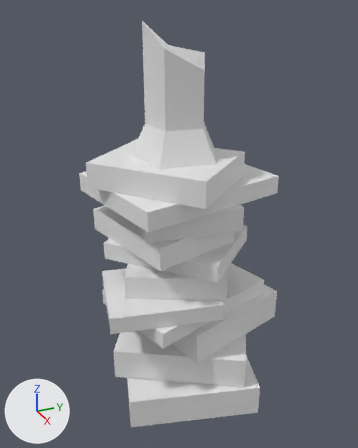
A saved change to the FBX model Assets/Art Assets/Environments/Level 1 Entryway/Prefabs/bookstack_cand_med.fbx.
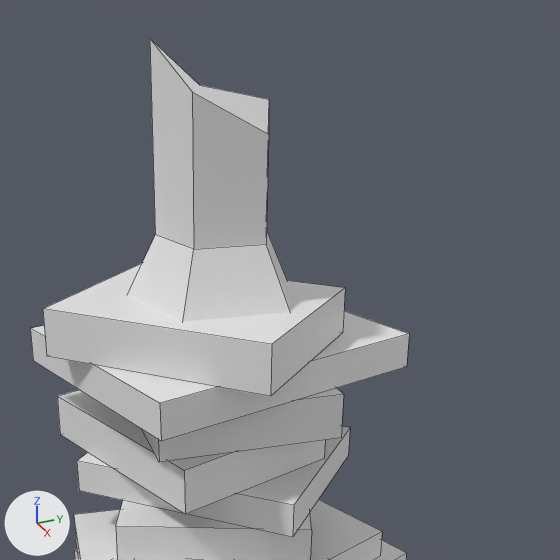
Each version appears first whole from a 50 mm camera at (0.275, -0.124, 0.264) aimed at (-0.001, 0.001, 0.125), and next in a close-up on the part from 18% to 100% of the width and 0% to 66% of the height. The axes (+X, +Y, +Z) are drawn at lower left. The lights are the same throughout. The close-ups show mesh edges as thin lines.

Before the edit, the objects in view are built like this:
```python
me_cube_027 = bpy.data.meshes.new('Cube.027')
me_cube_027.from_pydata(...)  # 103 vertices, 78 faces; spans x -0.059..0.059, y -0.06..0.07, z 0.0..0.252
me_cube_027.materials.append(mat_bookstack_med)  # white #e7e7e7
# before: 88 (0.025, -0.024, 0.174), 89 (0.018, -0.017, 0.239) at pixel (192, 91), 90 (-0.009, -0.029, 0.174), 91 (-0.004, -0.02, 0.252) at pixel (149, 38), 92 (-0.025, 0.001, 0.174)
# before: 93 (-0.015, 0.0, 0.238) at pixel (199, 85), 94 (-0.001, 0.026, 0.174), 95 (0.001, 0.016, 0.234) at pixel (268, 99), 96 (0.031, 0.011, 0.174), 97 (0.022, 0.006, 0.227) at pixel (268, 134)
# before: 98 (0.018, -0.017, 0.194) at pixel (193, 249), 99 (-0.004, -0.02, 0.194) at pixel (155, 234), 100 (-0.015, 0.0, 0.194), 101 (0.001, 0.016, 0.194), 102 (0.022, 0.006, 0.194) at pixel (266, 244)
ob_bookstack_cand_med = bpy.data.objects.new('bookstack_cand_med', me_cube_027)
ob_bookstack_cand_med.location = (0.0, 0.0, 0.0)
```
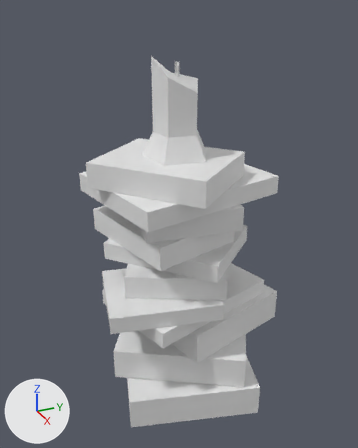
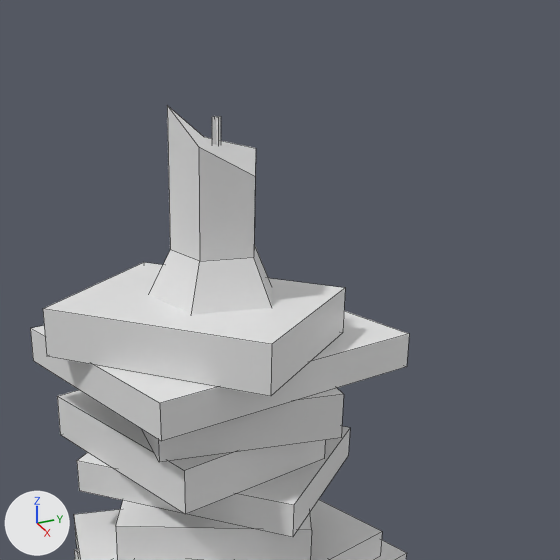
The newer file is also turned or shifted as a whole; pictures and numbers use the older file's frame.

Location of each change, (x1, y1, x2, y2) in pixels of the close-ups (560 x 560 px):
'bookstack_cand_med', reshaped: before (31, 39, 409, 560); after (31, 106, 409, 560)
part 1 of me_cube_027, built on: before (128, 39, 290, 321); after (149, 106, 272, 315)

Patch to the scene script:
```diff
--- a/Assets/Art Assets/Environments/Level 1 Entryway/Prefabs/bookstack_cand_med.fbx.py
+++ b/Assets/Art Assets/Environments/Level 1 Entryway/Prefabs/bookstack_cand_med.fbx.py
@@ me_cube_027 @@
 me_cube_027.from_pydata(...)  # 103 vertices, 78 faces; spans x -0.059..0.059, y -0.06..0.07, z 0.0..0.252
 # used by ob_bookstack_cand_med; location = (0.0, 0.0, 0.0)
 # verts and faces of me_cube_027; kept vertices keep their numbers, new ones are numbered from 103
+# me_cube_027 part 1
+verts[88] = (0.02, -0.019, 0.174)  # moved
+verts[89] = (0.015, -0.013, 0.224)  # moved, pixel (198, 146)
+verts[90] = (-0.006, -0.023, 0.174)  # moved
+verts[91] = (-0.002, -0.016, 0.234)  # moved, pixel (167, 105)
+verts[92] = (-0.018, 0.0, 0.174)  # moved
+verts[93] = (-0.01, -0.001, 0.223)  # moved, pixel (203, 136)
+verts[94] = (0.001, 0.019, 0.174)  # moved
+verts[95] = (0.002, 0.012, 0.22)  # moved, pixel (255, 148)
+verts[96] = (0.024, 0.007, 0.174)  # moved
+verts[97] = (0.017, 0.004, 0.214)  # moved, pixel (255, 176)
+verts[98] = (0.015, -0.013, 0.19)  # moved, pixel (199, 261)
+verts[99] = (-0.002, -0.016, 0.19)  # moved, pixel (170, 249)
+verts[100] = (-0.01, -0.001, 0.19)  # moved
+verts[101] = (0.002, 0.012, 0.19)  # moved, pixel (254, 244)
+verts[102] = (0.017, 0.004, 0.19)  # moved, pixel (253, 257)
+verts[103] = (0.003, -0.003, 0.22)
+verts[104] = (0.006, -0.003, 0.22)
+verts[105] = (0.005, -0.005, 0.22)
+verts[106] = (0.005, -0.002, 0.22)
+for new, old in zip([*range(107, 111)], [*range(103, 107)]): verts[new] = verts[old] + (0.0, 0.0, 0.01)
+faces += [(103, 107, 108, 104), (105, 109, 110, 106)]
 me_cube_027.materials.append(mat_bookstack_med)
```
